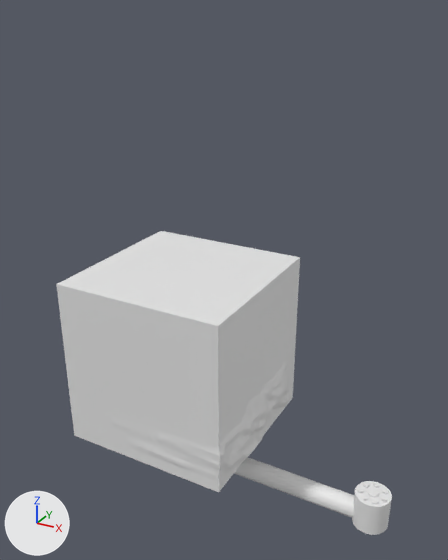
A saved change to the Blender file myFile.groovy.blend.
Before and after are seen from a camera (50 mm lens) standing at (0.0884, -0.1374, 0.1333) and looking at (0.0141, -0.0024, 0.0658). Arrows for +X, +Y and +Z are at lower left; the lights stay in place.

Objects in the first picture: 'TheCube517586752901703615.stl1800158042172395477', 'upperArm8736105650022013669.stl5786874364675342958'.
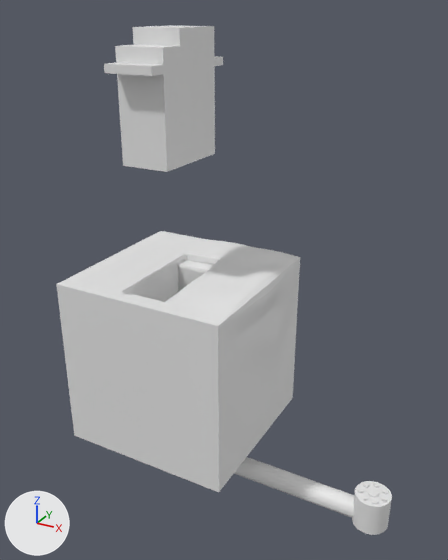
Commit message: add servo cut

Pixel boxes [x1, y1, x2, y2] of what changed, in the pictures (448 x 560 px; the box of a moved part takes in the faces that stretch with it):
'hobbyServo-mg92b5698317622410645629.stl1488660053531072474', added: after [104, 25, 223, 172]
part 1 of me_thecube517586752901703615_stl1800158042172395477, moved or reshaped: [109, 239, 300, 482] in both

Diff of the bpy script that builds the scene:
```diff
--- a/myFile.groovy.blend.py
+++ b/myFile.groovy.blend.py
@@ me_thecube517586752901703615_stl1800158042172395477 @@
 # used by ob_thecube517586752901703615_stl1800158042172395477; location = (0.0, 0.0, 0.04)
-me_thecube517586752901703615_stl1800158042172395477.from_pydata(...)  # 15608 vertices, 15606 faces; spans x -0.025..0.0266, y -0.0254..0.025, z -0.0252..0.025
+me_thecube517586752901703615_stl1800158042172395477.from_pydata(...)  # 17368 vertices, 17366 faces; spans x -0.025..0.0271, y -0.025..0.0256, z -0.025..0.0274
+# me_thecube517586752901703615_stl1800158042172395477 part 1: 3592 vertices removed from x -0.0095..0.0266, y -0.0254..0.025, z -0.0252..0.025; 5352 vertices added at x -0.0095..0.0271, y -0.025..0.0256, z -0.025..0.0274
@@ me_hobbyservo_mg92b5698317622410645629_stl1488660053531072474 @@
+me_hobbyservo_mg92b5698317622410645629_stl1488660053531072474.from_pydata(...)  # 34 vertices, 58 faces; spans x -0.0065..0.0065, y -0.016..0.016, z -0.0158..0.0157
@@ ob_hobbyservo_mg92b5698317622410645629_stl1488660053531072474 @@
+ob_hobbyservo_mg92b5698317622410645629_stl1488660053531072474 = bpy.data.objects.new('hobbyServo-mg92b5698317622410645629.stl1488660053531072474', me_hobbyservo_mg92b5698317622410645629_stl1488660053531072474)
+ob_hobbyservo_mg92b5698317622410645629_stl1488660053531072474.location = (0.0, -0.005, 0.1134)
```
